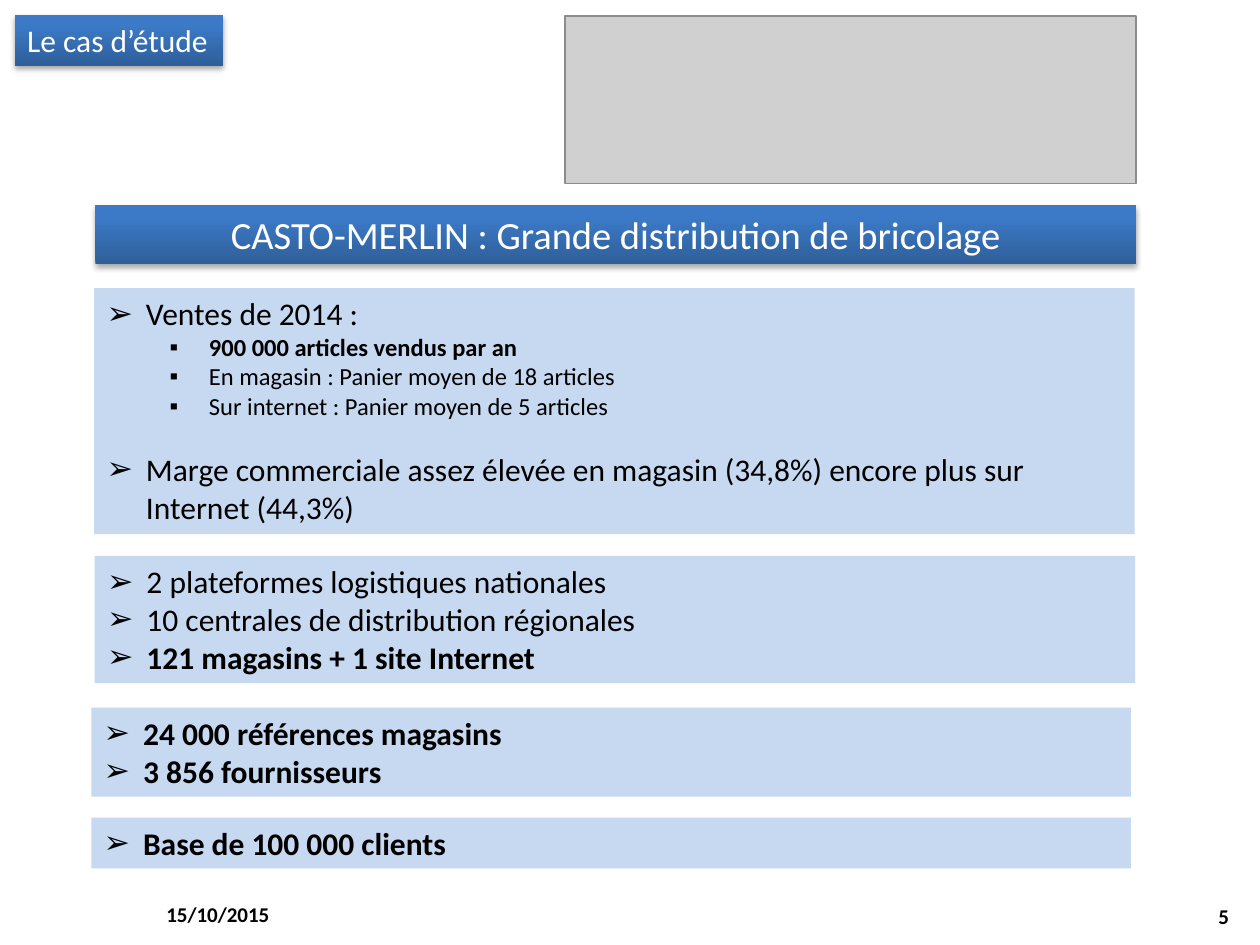
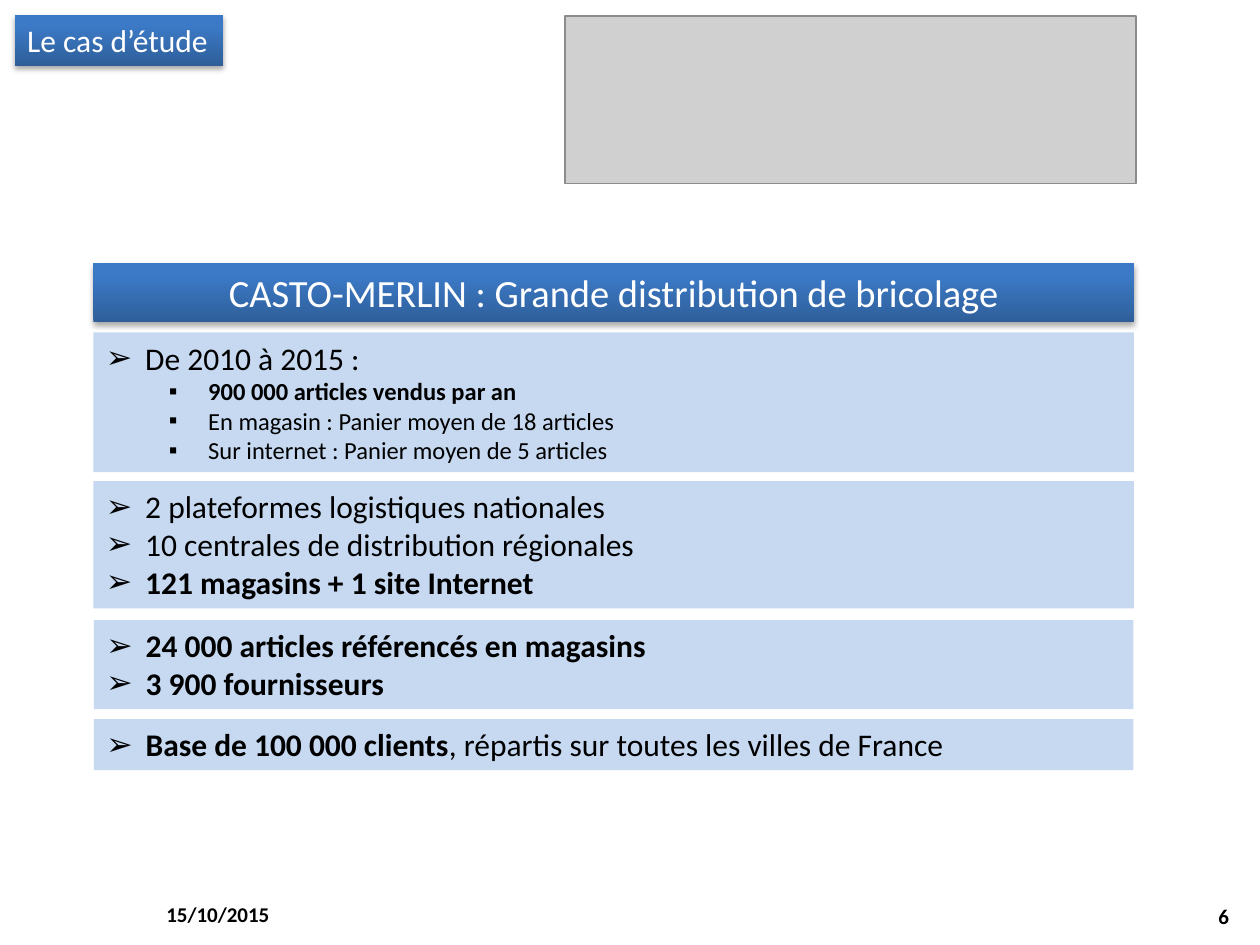
Before and after one commit to M2SIID-ODE/Projet_ODE, a slide deck: slide 6 of Livrables/Documentation/ProjetODE_Livrable_Presentation_Projet.pptx (slide 5 before the commit). Drawn at 1260x945 pixels with LibreOffice and Linux fonts; fonts in the diff are those of the drawing; grey boxes stand for pictures; background and template pictures are left out. Boxes give left, top, right and bottom in pixels: in the first picture for what was removed or moved away, otherwise in the second. Text is boxed around its words. In the diff, an @@ line names an element or a change of style, - is before the commit and + after.

```diff
--- a/Livrables/Documentation/ProjetODE_Livrable_Presentation_Projet.pptx
+++ b/Livrables/Documentation/ProjetODE_Livrable_Presentation_Projet.pptx
@@ rectangle "CASTO-MERLIN : Grande distribution de ..." moved from (x1=96, y1=204, x2=1137, y2=263) to (x1=93, y1=263, x2=1134, y2=323) @@
@@ rectangle "De 2010 à 2015 :" resized from (x1=94, y1=289, x2=1135, y2=534) to (x1=93, y1=333, x2=1134, y2=472) @@
@@ text in rectangle at (x1=145, y1=348, x2=344, y2=371): text changed @@
-➢ Ventes de 2014 :
+➢ De 2010 à 2015 :
@@ text in rectangle at (x1=146, y1=458, x2=1024, y2=523): paragraph removed @@
-➢ Marge commerciale assez élevée en magasin (34,8%) encore plus sur Internet (44,3%)
@@ rectangle "2 plateformes logistiques nationales" moved from (x1=94, y1=556, x2=1135, y2=683) to (x1=93, y1=481, x2=1134, y2=609) @@
@@ rectangle "24 000 articles référencés en ..." moved from (x1=92, y1=708, x2=1131, y2=798) to (x1=94, y1=620, x2=1134, y2=709) @@
@@ text in rectangle at (x1=146, y1=635, x2=646, y2=696): text changed @@
-➢ 24 000 références magasins
-➢ 3 856 fournisseurs
+➢ 24 000 articles référencés en magasins
+➢ 3 900 fournisseurs
@@ rectangle "Base de 100 000 clients, ..." moved from (x1=92, y1=818, x2=1131, y2=868) to (x1=94, y1=719, x2=1134, y2=770) @@
@@ text in rectangle at (x1=146, y1=734, x2=943, y2=761): text changed; bold off @@
-➢ Base de 100 000 clients
+➢ Base de 100 000 clients, répartis sur toutes les villes de France
@@ page number at (x1=1218, y1=909, x2=1229, y2=924): text changed @@
-5
+6
```
Also in this commit, not shown: 5 other slides changed, 2 slides added.
